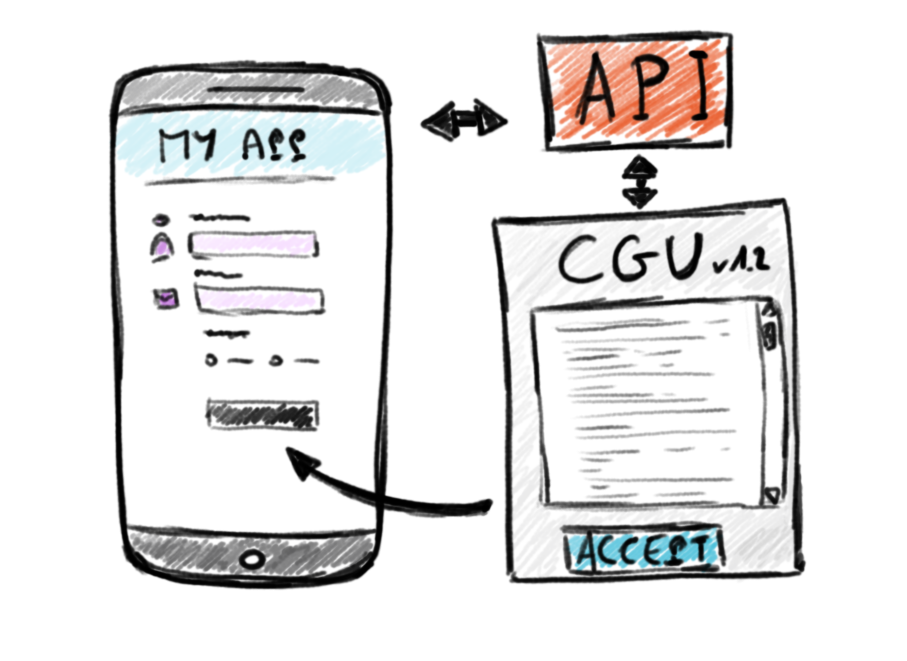
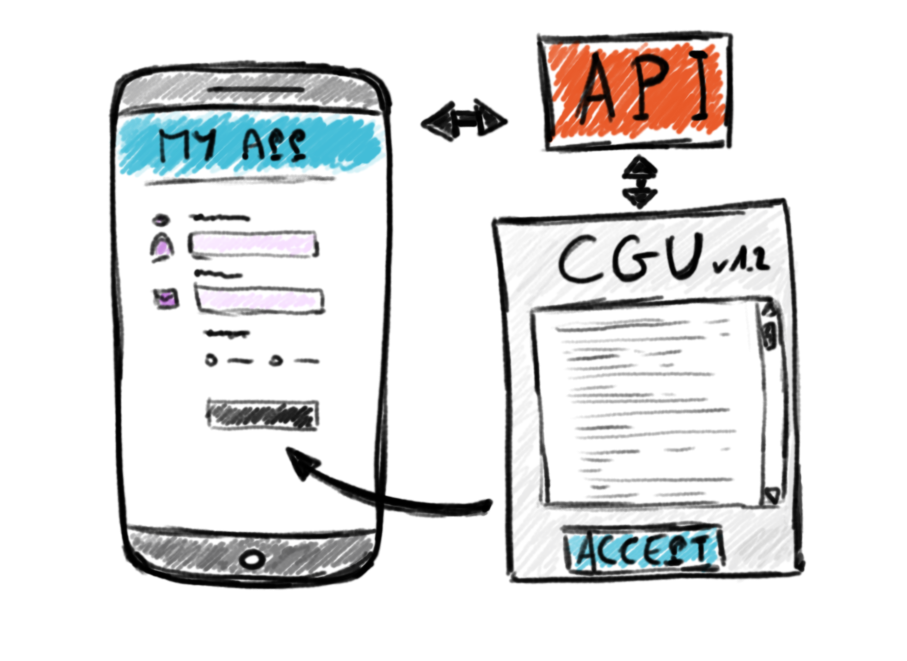
Two versions of the same layered image (907 × 661). Layer-by-layer changes:
painted on "Calque 1" over <box>118,37,735,179</box>
painted on "Calque 2" over <box>118,37,735,179</box>
